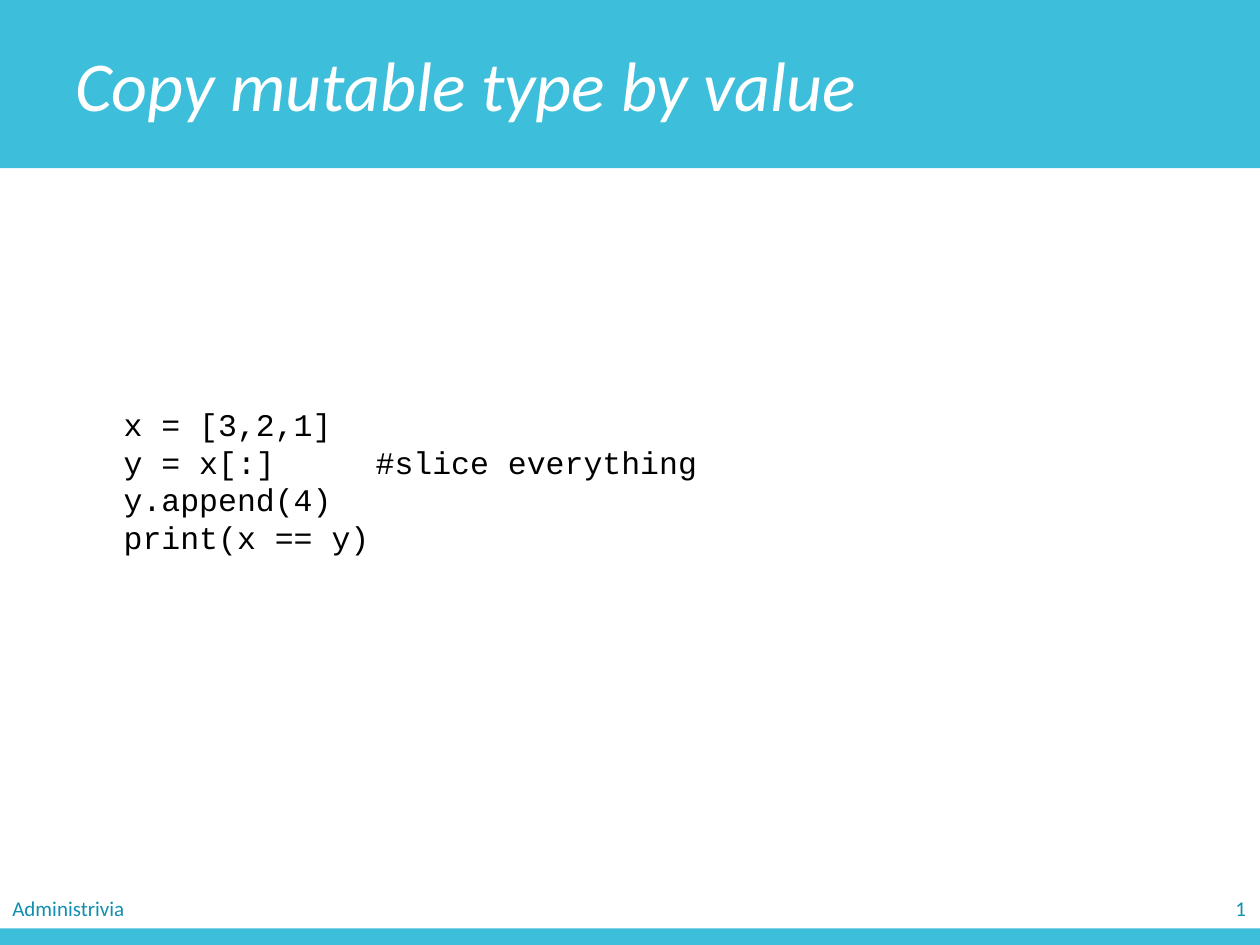
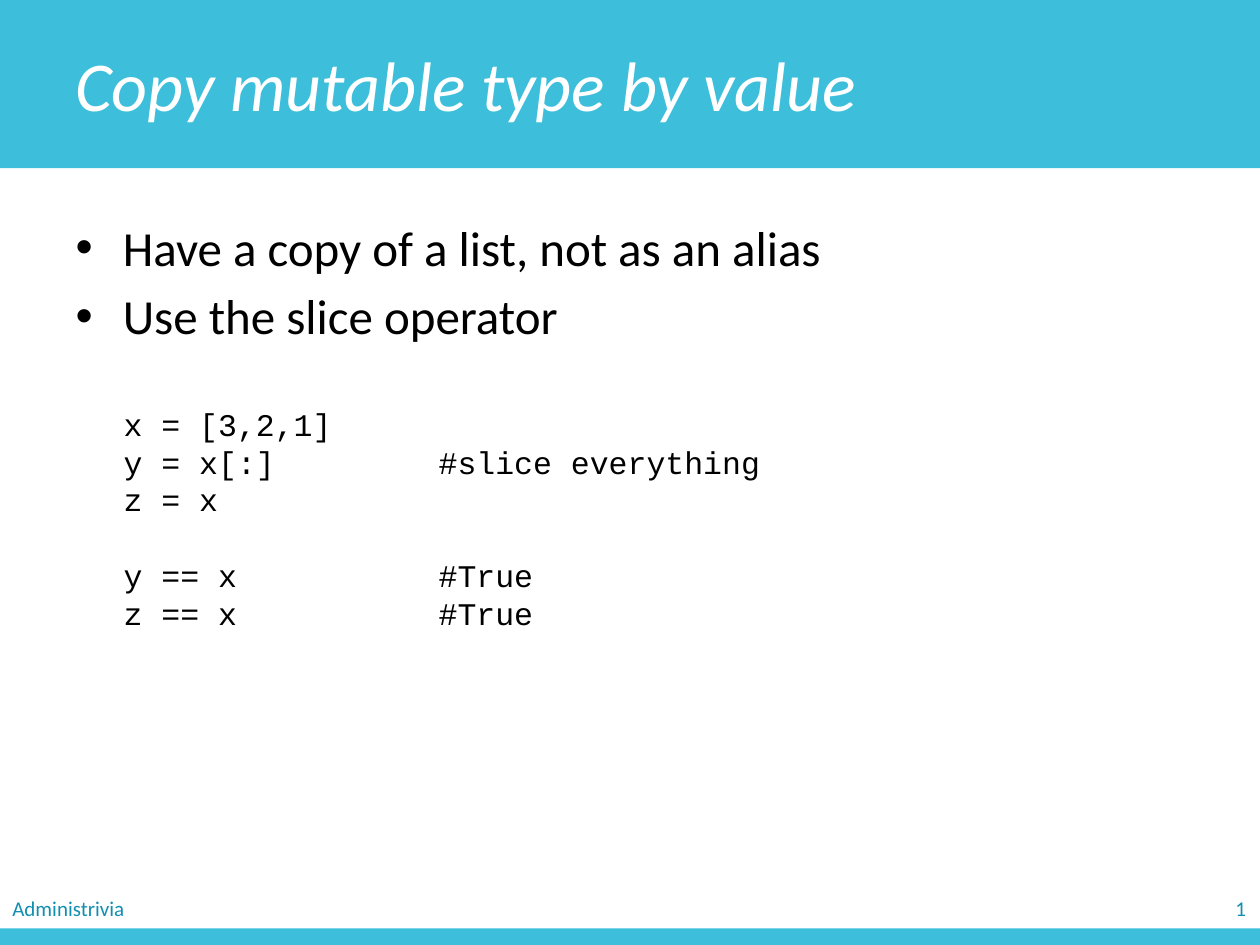
Before and after one commit to zichengliao/zuics101-fa17, a slide deck: slide 29 of lectures/lec11/lec11.pptx (slide 28 before the commit). Drawn at 1260x945 pixels with LibreOffice and Linux fonts; fonts in the diff are those of the drawing. Boxes give left, top, right and bottom in pixels: in the first picture for what was removed or moved away, otherwise in the second. Text is boxed around its words. In the diff, an @@ line names an element or a change of style, - is before the commit and + after.

```diff
--- a/lectures/lec11/lec11.pptx
+++ b/lectures/lec11/lec11.pptx
@@ text added at (123,232,821,342), 28 pt, text #000000 @@
+• Have a copy of a list, not as an alias
+• Use the slice operator
@@ text at (124,566,533,625): text changed @@
-y.append(4)
-print(x == y)
+z = x
+y == x #True
+z == x #True
```
Also in this commit, not shown: 14 other slides changed, 3 slides added, 4 slides removed, 5 other files.
